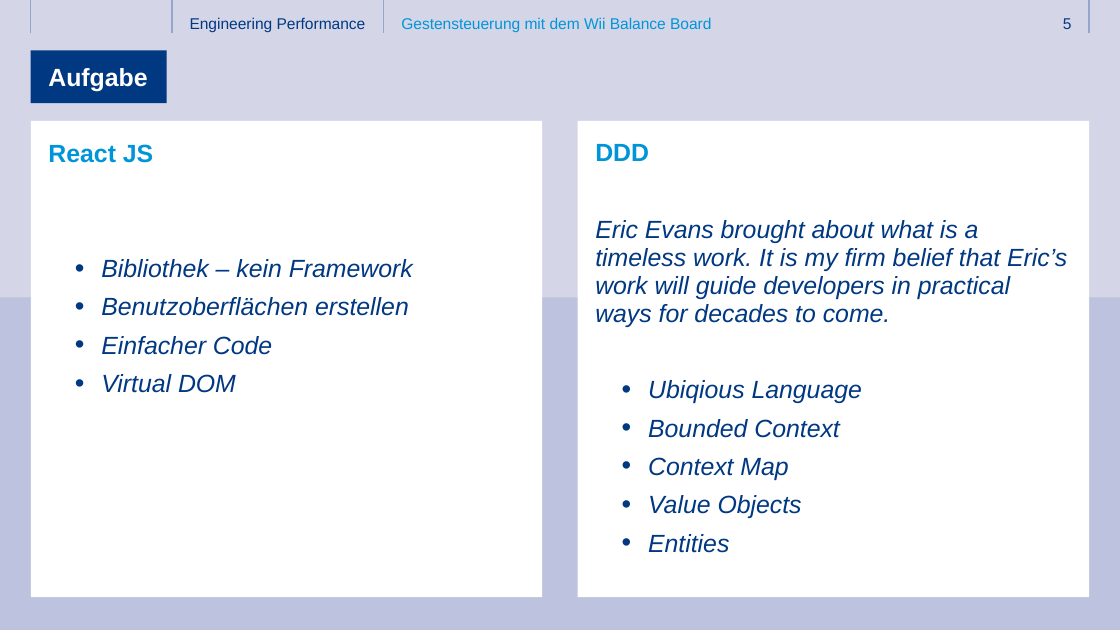
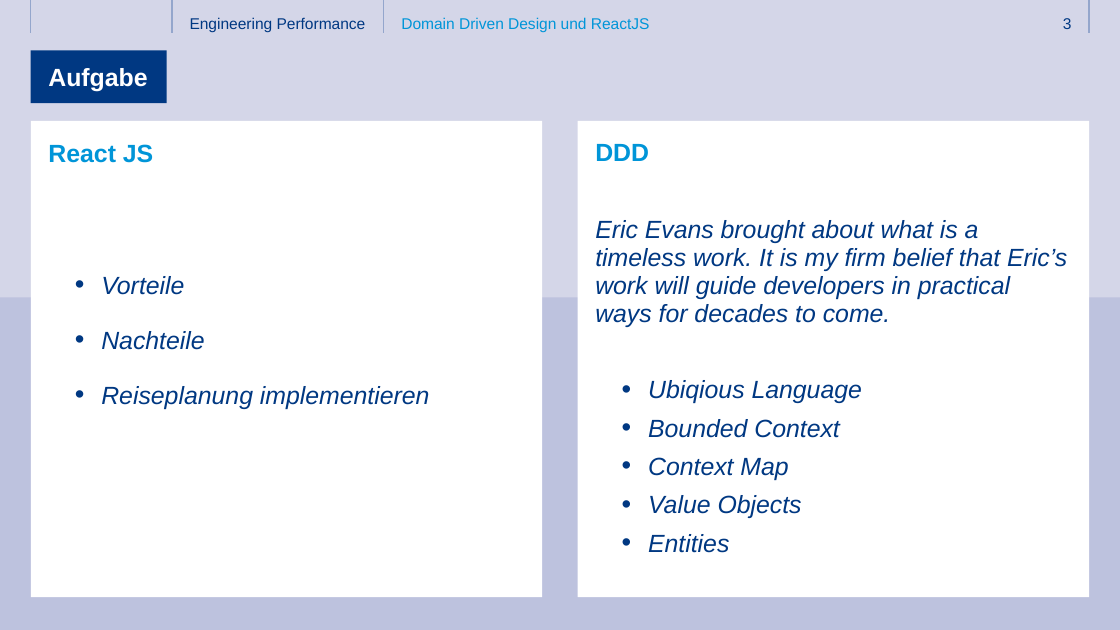
Before and after one commit to ThomasHein/3T2017, a slide deck: slide 3 of Folien/3T_2017_React und DDD.pptx (slide 5 before the commit). Drawn at 1120x630 pixels with LibreOffice and Linux fonts; fonts in the diff are those of the drawing; background and template pictures are left out. Boxes give left, top, right and bottom in pixels: in the first picture for what was removed or moved away, otherwise in the second. Text is boxed around its words. In the diff, an @@ line names an element or a change of style, - is before the commit and + after.

```diff
--- a/Folien/3T_2017_React und DDD.pptx
+++ b/Folien/3T_2017_React und DDD.pptx
@@ text at (x1=401, y1=17, x2=650, y2=32): text changed @@
-Gestensteuerung mit dem Wii Balance Board
+Domain Driven Design und ReactJS
@@ page number at (x1=1063, y1=18, x2=1072, y2=29): text changed @@
-5
+3
@@ text at (x1=101, y1=276, x2=430, y2=409): text changed @@
-      • Bibliothek – kein Framework
-      • Benutzoberflächen erstellen
-      • Einfacher Code
-      • Virtual DOM
+      • Vorteile
+      • Nachteile
+      • Reiseplanung implementieren
```
Also in this commit, not shown: 13 other slides changed, 4 slides removed.
